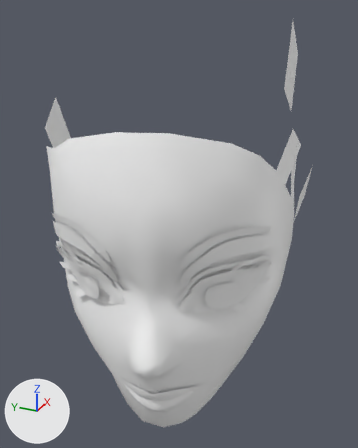
The FBX model Data/DemoTest/head/head.fbx, before and after one commit.
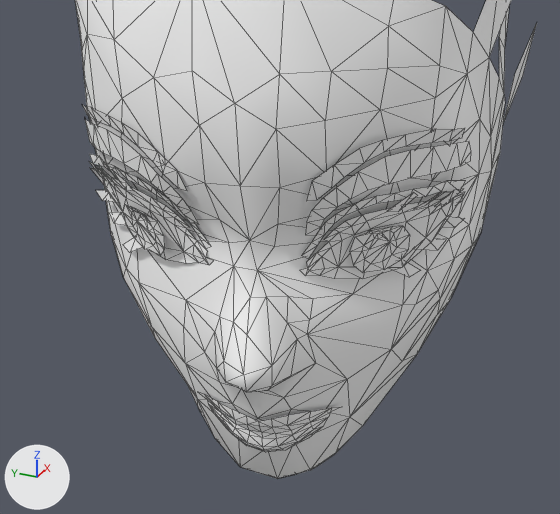
Each version appears first whole from a 50 mm camera at (-0.155, -0.054, 0.16) aimed at (0.142, 0.08, 0.011), and next in a close-up on the part from 1% to 91% of the width and 34% to 100% of the height. Every picture has the same lights, and +X, +Y and +Z are marked at lower left. The close-ups show mesh edges as thin lines. Where no turn or scale is listed for an object, it has been applied to the vertices.

The first close-up shows 'xxx:head1'.
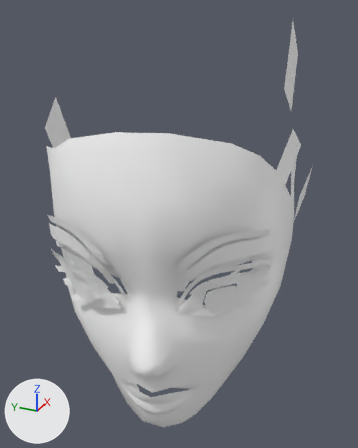
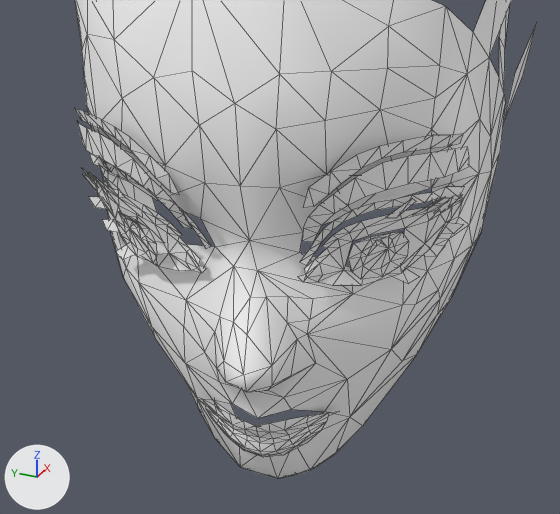
The change, as a diff of the scene's bpy script:
```diff
--- a/Data/DemoTest/head/head.fbx.py
+++ b/Data/DemoTest/head/head.fbx.py
@@ me_xxx_head1 @@
-me_xxx_head1.from_pydata(...)  # 609 vertices, 843 faces; spans x -0.117..0.084, y -0.091..0.097, z -0.132..0.128
+me_xxx_head1.from_pydata(...)  # 608 vertices, 811 faces; spans x -0.117..0.084, y -0.091..0.097, z -0.132..0.128
+# me_xxx_head1 part 1: the loose piece of 31 vertices spanning x -0.102..-0.095, y 0.001..0.022, z -0.029..-0.01 is moved by (-0.003, 0.001, -0.001)
+# me_xxx_head1 part 2: the loose piece of 55 vertices spanning x -0.104..-0.081, y -0.057..-0.004, z -0.106..-0.083 is moved by (-0.002, 0.0, -0.001)
+# me_xxx_head1 part 3: the loose piece of 18 vertices spanning x -0.108..-0.087, y -0.013..0.041, z 0.005..0.024 is moved by (-0.003, 0.001, 0.0)
+# me_xxx_head1 part 4: the loose piece of 24 vertices spanning x -0.108..-0.082, y -0.014..0.044, z -0.011..0.018 is moved by (-0.003, 0.001, 0.0)
+# me_xxx_head1 part 5: the loose piece of 6 vertices spanning x -0.099..-0.097, y 0.013..0.024, z -0.005..0.002 is moved by (-0.003, 0.001, -0.001)
+# me_xxx_head1 part 6: the loose piece of 4 vertices spanning x -0.092..-0.088, y 0.03..0.041, z -0.008..-0.003 is moved by (-0.003, 0.001, -0.001)
+# me_xxx_head1 part 7: the loose piece of 4 vertices spanning x -0.095..-0.092, y 0.013..0.026, z -0.034..-0.027 is moved by (-0.003, 0.001, -0.001)
+# me_xxx_head1 part 8: the loose piece of 4 vertices spanning x -0.091..-0.085, y 0.023..0.036, z -0.028..-0.022 is moved by (-0.003, 0.001, -0.001)
+# me_xxx_head1 part 9: the loose piece of 4 vertices spanning x -0.087..-0.083, y 0.029..0.043, z -0.022..-0.015 is moved by (-0.003, 0.001, -0.001)
+# me_xxx_head1 part 10: the loose piece of 29 vertices spanning x -0.086..-0.071, y -0.077..-0.061, z -0.027..-0.008 is moved by (-0.003, 0.0, -0.001)
+# me_xxx_head1 part 11: the loose piece of 18 vertices spanning x -0.098..-0.057, y -0.089..-0.05, z 0.006..0.025 is moved by (-0.003, 0.0, -0.001)
+# me_xxx_head1 part 12: the loose piece of 24 vertices spanning x -0.097..-0.051, y -0.09..-0.048, z -0.01..0.02 is moved by (-0.003, 0.0, -0.001)
+# me_xxx_head1 part 13: the loose piece of 24 vertices spanning x -0.091..-0.055, y -0.09..-0.045, z -0.021..0.004 is moved by (-0.003, 0.0, -0.001)
+# me_xxx_head1 part 14: the loose piece of 4 vertices spanning x -0.08..-0.074, y -0.079..-0.071, z -0.003..0.004 is moved by (-0.003, 0.0, -0.001)
+# me_xxx_head1 part 15: the loose piece of 4 vertices spanning x -0.074..-0.064, y -0.086..-0.078, z -0.004..0.002 is moved by (-0.003, 0.0, -0.001)
+# me_xxx_head1 part 16: the loose piece of 4 vertices spanning x -0.066..-0.058, y -0.09..-0.083, z -0.006..0.0 is moved by (-0.003, 0.0, -0.001)
+# me_xxx_head1 part 17: the loose piece of 4 vertices spanning x -0.074..-0.066, y -0.079..-0.069, z -0.033..-0.026 is moved by (-0.003, 0.0, -0.001)
+# me_xxx_head1 part 18: the loose piece of 4 vertices spanning x -0.066..-0.055, y -0.085..-0.076, z -0.026..-0.02 is moved by (-0.003, 0.0, -0.001)
+# me_xxx_head1 part 19: the loose piece of 4 vertices spanning x -0.06..-0.051, y -0.09..-0.079, z -0.019..-0.013 is moved by (-0.003, 0.0, -0.001)
+# me_xxx_head1 part 20: the loose piece of 46 vertices spanning x -0.091..-0.052, y -0.09..-0.045, z -0.031..-0.002 is rebuilt with 46 vertices and now spans x -0.094..-0.055, y -0.09..-0.046, z -0.031..-0.002
+# me_xxx_head1 part 21: the loose piece of 42 vertices spanning x -0.101..-0.084, y -0.016..0.042, z -0.032..-0.003 is rebuilt with 42 vertices and now spans x -0.104..-0.087, y -0.015..0.043, z -0.033..-0.005
+# me_xxx_head1 part 22: 4 vertices moved from x -0.085..-0.058, y -0.079..-0.061, z -0.027..0.0 to x -0.085..-0.059, y -0.078..-0.061, z -0.031..-0.003; 13 vertices removed from x -0.102..-0.063, y -0.081..0.029, z -0.029..0.003; 12 vertices added at x -0.1..-0.053, y -0.08..0.037, z -0.032..0.0
 me_xxx_head1.materials.append(mat_head1_face)
```

Boxes [x1, y1, x2, y2] around the edits, measured in the close-ups (560 x 514 px; the box of a moved part takes in the faces that stretch with it):
part 1 of me_xxx_head1, moved or reshaped
    before: [123, 204, 165, 255]
    after: [116, 212, 157, 262]
part 2 of me_xxx_head1, moved or reshaped
    before: [198, 392, 341, 452]
    after: [195, 396, 340, 457]
part 3 of me_xxx_head1, moved or reshaped
    before: [83, 105, 187, 191]
    after: [75, 108, 179, 195]
part 4 of me_xxx_head1, moved or reshaped
    before: [85, 120, 199, 225]
    after: [77, 120, 192, 229]
part 5 of me_xxx_head1, moved or reshaped
    before: [111, 170, 134, 191]
    after: [103, 177, 125, 198]
part 6 of me_xxx_head1, moved or reshaped
    before: [90, 162, 105, 179]
    after: [83, 169, 99, 188]
part 7 of me_xxx_head1, moved or reshaped
    before: [123, 238, 143, 253]
    after: [116, 245, 135, 260]
part 8 of me_xxx_head1, moved or reshaped
    before: [110, 212, 127, 225]
    after: [103, 219, 119, 232]
part 9 of me_xxx_head1, moved or reshaped
    before: [96, 190, 115, 202]
    after: [89, 197, 108, 209]
part 10 of me_xxx_head1, moved or reshaped
    before: [350, 226, 410, 273]
    after: [348, 232, 409, 279]
part 11 of me_xxx_head1, moved or reshaped
    before: [306, 128, 465, 201]
    after: [303, 133, 463, 208]
part 12 of me_xxx_head1, moved or reshaped
    before: [305, 141, 471, 236]
    after: [302, 147, 469, 242]
part 13 of me_xxx_head1, moved or reshaped
    before: [301, 181, 465, 259]
    after: [300, 187, 465, 265]
part 14 of me_xxx_head1, moved or reshaped
    before: [388, 192, 417, 212]
    after: [386, 198, 416, 218]
part 15 of me_xxx_head1, moved or reshaped
    before: [416, 191, 446, 208]
    after: [414, 197, 445, 215]
part 16 of me_xxx_head1, moved or reshaped
    before: [436, 189, 463, 206]
    after: [434, 195, 462, 213]
part 17 of me_xxx_head1, moved or reshaped
    before: [394, 263, 420, 277]
    after: [392, 269, 420, 283]
part 18 of me_xxx_head1, moved or reshaped
    before: [424, 238, 446, 250]
    after: [422, 244, 445, 256]
part 19 of me_xxx_head1, moved or reshaped
    before: [443, 216, 464, 228]
    after: [441, 222, 463, 234]
part 20 of me_xxx_head1, rebuilt
    before: [300, 192, 465, 279]
    after: [298, 198, 464, 285]
part 21 of me_xxx_head1, rebuilt
    before: [91, 168, 213, 265]
    after: [83, 174, 206, 273]
part 22 of me_xxx_head1, moved or reshaped
    before: [89, 117, 462, 305]
    after: [87, 107, 462, 305]
